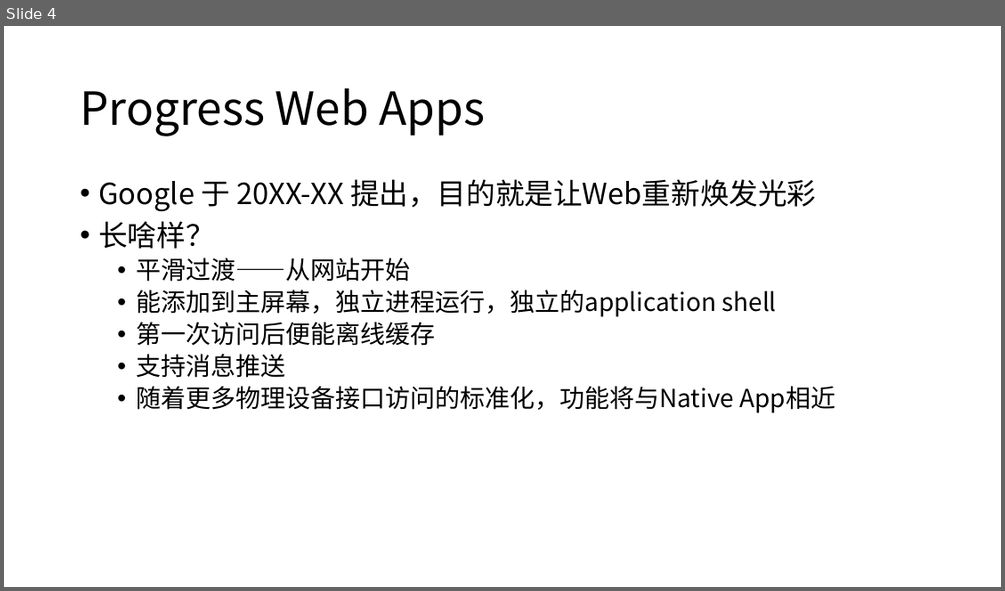
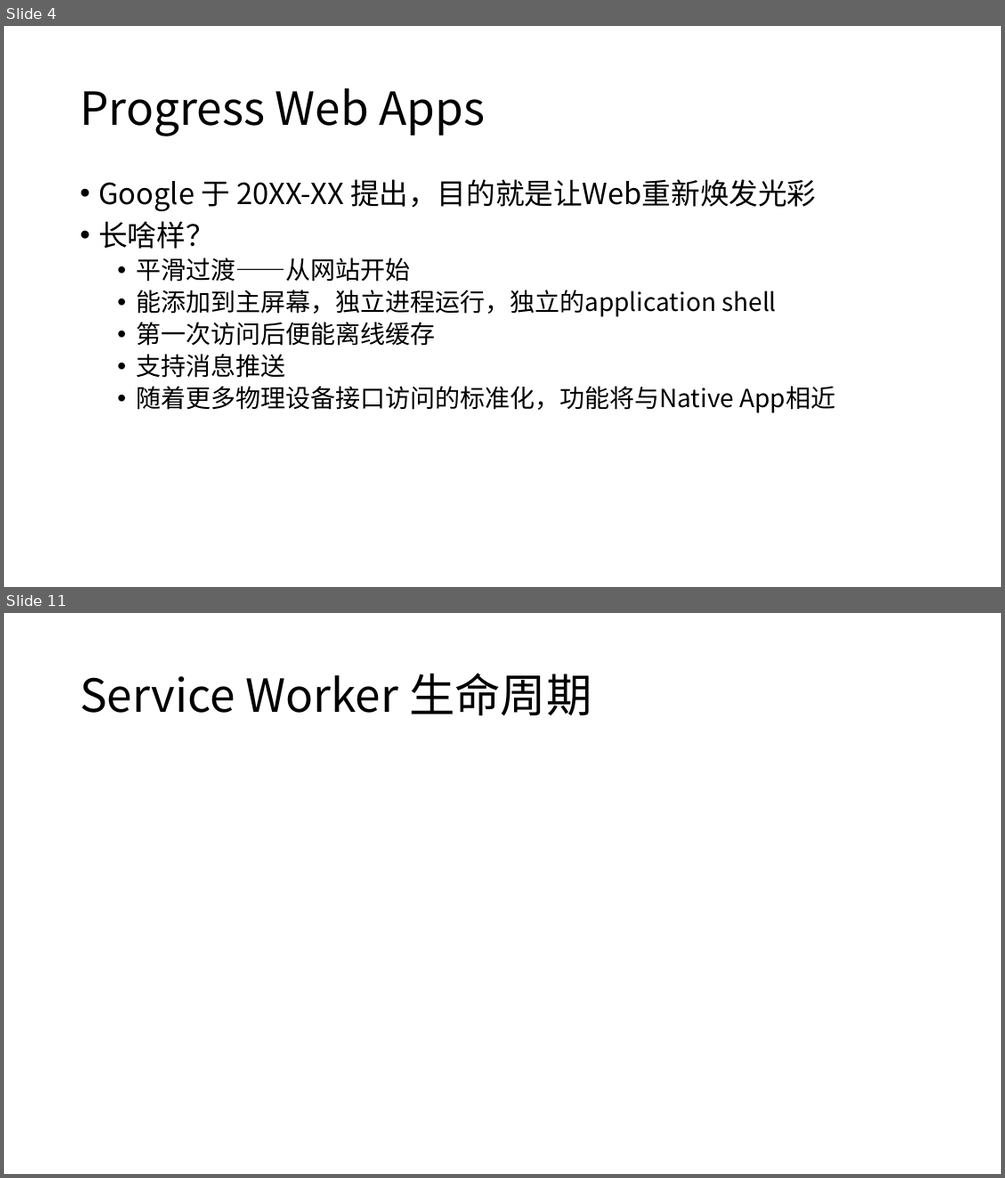
Before and after one commit to wujunxi/frontend-subject, a slide deck: PWA/other/PWA渐进式Web应用介绍.pptx. Shown one above the other, each under a label of ours: slide 4 before the commit, slides 4 and 11 after it; the slides between them are not shown. The pictures are 1005x591 and 1005x1178 pixels, drawn with LibreOffice and Linux fonts; fonts in the diff are those of the drawing. Boxes give left, top, right and bottom in pixels: in the first picture for what was removed or moved away, otherwise in the second. Text is boxed around its words. In the diff, an @@ line names an element or a change of style, - is before the commit and + after.

```diff
--- a/PWA/other/PWA渐进式Web应用介绍.pptx
+++ b/PWA/other/PWA渐进式Web应用介绍.pptx
@@ slide 11 added at <box>4,613,1001,1174</box>, background #FFFFFF @@
@@ title added at <box>80,673,591,715</box>, 44 pt, text #000000 @@
+Service Worker 生命周期
```
Also in this commit, not shown: 3 slides changed, 4 other slides added, 2 other files.
